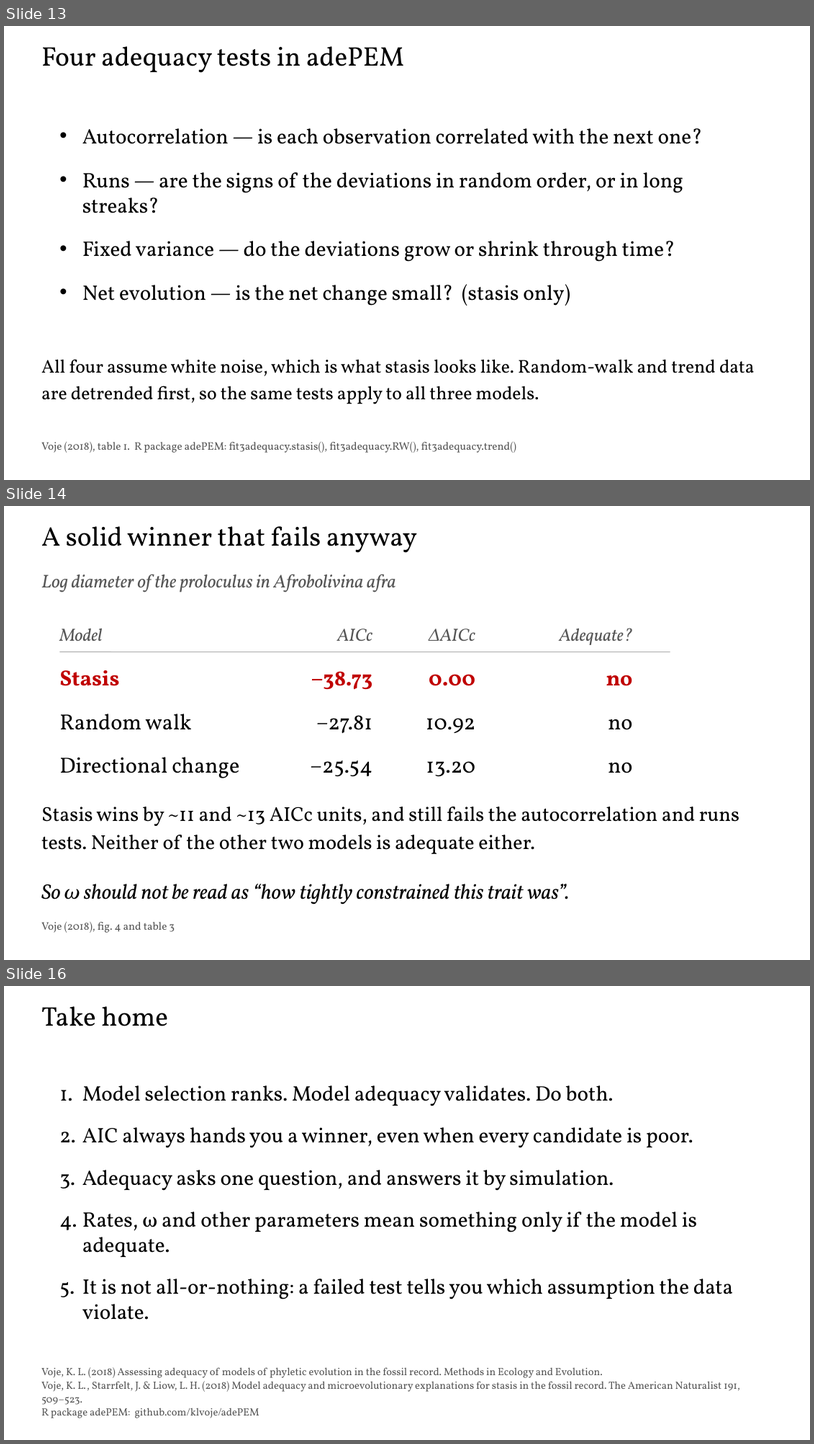
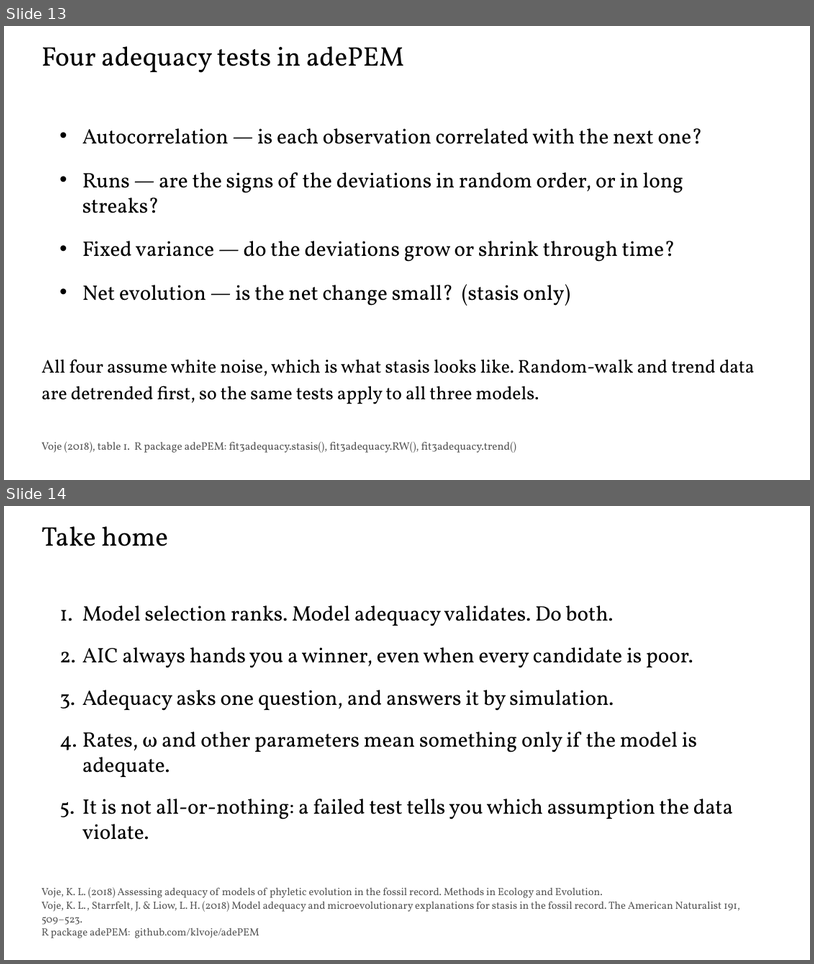
Before and after one commit to FAU-Paleo/apw_2026, a slide deck: docs/data/timeseries/Model adequacy.pptx. Shown one above the other, each under a label of ours: slides 13, 14 and 16 before the commit, slides 13 and 14 after it; the slides between them are not shown. The pictures are 814x1444 and 814x964 pixels, drawn with LibreOffice and Linux fonts; fonts in the diff are those of the drawing. Boxes give left, top, right and bottom in pixels: in the first picture for what was removed or moved away, otherwise in the second. Text is boxed around its words. In the diff, an @@ line names an element or a change of style, - is before the commit and + after.

```diff
--- a/docs/data/timeseries/Model adequacy.pptx
+++ b/docs/data/timeseries/Model adequacy.pptx
@@ slide 14 removed at (x1=4, y1=506, x2=810, y2=960), background #FFFFFF @@
@@ text removed at (x1=41, y1=526, x2=417, y2=553) @@
-A solid winner that fails anyway
@@ text removed at (x1=41, y1=574, x2=396, y2=592) @@
-Log diameter of the proloculus in Afrobolivina afra
@@ text removed at (x1=59, y1=628, x2=102, y2=641) @@
-Model
@@ text removed at (x1=337, y1=628, x2=373, y2=641) @@
-AICc
@@ text removed at (x1=429, y1=628, x2=476, y2=641) @@
-ΔAICc
@@ text removed at (x1=559, y1=628, x2=633, y2=645) @@
-Adequate?
@@ line removed from (59, 651) to (671, 651) @@
@@ text removed at (x1=59, y1=670, x2=119, y2=686) @@
-Stasis
@@ text removed at (x1=311, y1=671, x2=373, y2=690) @@
-−38.73
@@ text removed at (x1=429, y1=674, x2=476, y2=686) @@
-0.00
@@ text removed at (x1=607, y1=675, x2=633, y2=686) @@
-no
@@ text removed at (x1=59, y1=713, x2=191, y2=730) @@
-Random walk
@@ text removed at (x1=316, y1=715, x2=373, y2=733) @@
-−27.81
@@ text removed at (x1=426, y1=718, x2=476, y2=733) @@
-10.92
@@ text removed at (x1=608, y1=719, x2=633, y2=730) @@
-no
@@ text removed at (x1=59, y1=757, x2=239, y2=778) @@
-Directional change
@@ text removed at (x1=310, y1=760, x2=373, y2=777) @@
-−25.54
@@ text removed at (x1=426, y1=761, x2=476, y2=776) @@
-13.20
@@ text removed at (x1=608, y1=762, x2=633, y2=773) @@
-no
@@ text removed at (x1=41, y1=806, x2=740, y2=854) @@
-Stasis wins by ~11 and ~13 AICc units, and still fails the autocorrelation and runs tests. Neither of the other two models is adequate either.
@@ text removed at (x1=41, y1=883, x2=570, y2=904) @@
-So ω should not be read as “how tightly constrained this trait was”.
@@ text removed at (x1=41, y1=921, x2=175, y2=932) @@
-Voje (2018), fig. 4 and table 3
@@ what was slide 16 is now slide 14 @@
```
Also in this commit, not shown: 1 other slide removed, 1 other file.
